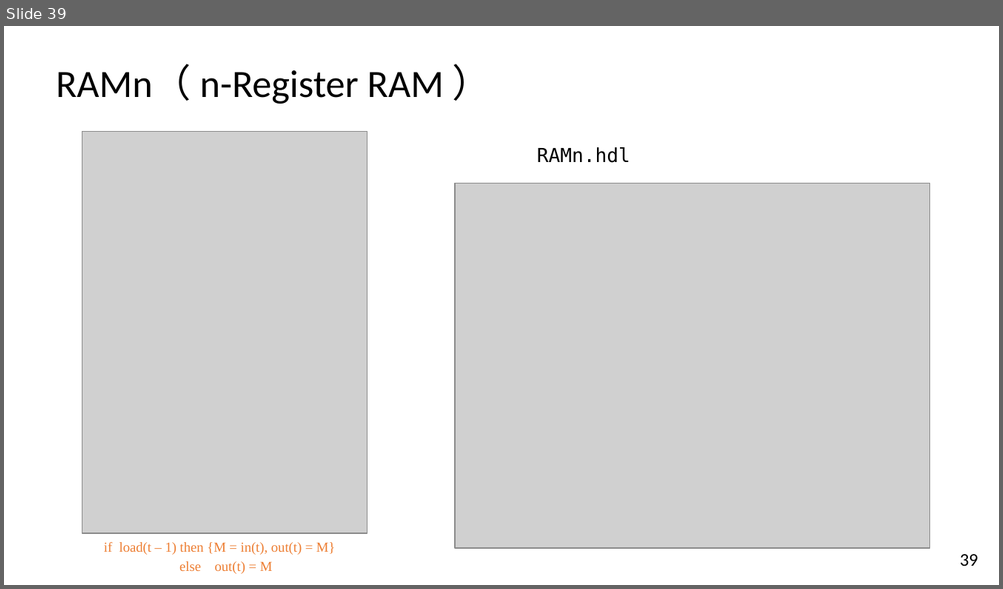
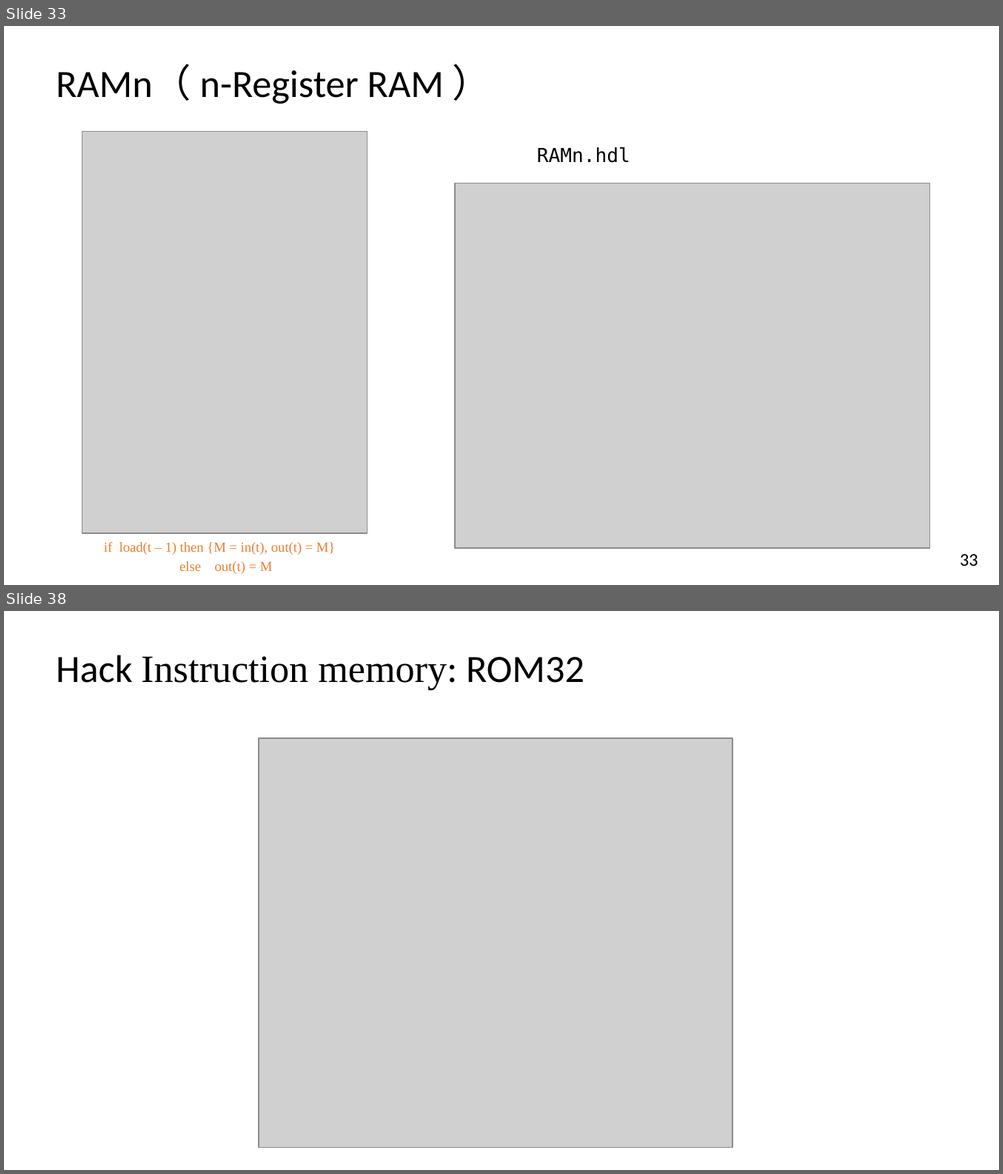
Before and after one commit to vcboy1/Leeds, a slide deck: 26fall/1860/Lecture/All HDL.pptx. Shown one above the other, each under a label of ours: slide 39 before the commit, slides 33 and 38 after it; the slides between them are not shown. The pictures are 1003x589 and 1003x1174 pixels, drawn with LibreOffice and Linux fonts; fonts in the diff are those of the drawing; grey boxes stand for pictures; background and template pictures are left out. Boxes give left, top, right and bottom in pixels: in the first picture for what was removed or moved away, otherwise in the second. Text is boxed around its words. In the diff, an @@ line names an element or a change of style, - is before the commit and + after.

```diff
--- a/26fall/1860/Lecture/All HDL.pptx
+++ b/26fall/1860/Lecture/All HDL.pptx
@@ slide 38 added at (4, 611, 999, 1170), background picture (left out) @@
@@ text added at (56, 655, 584, 689), 28 pt, text #000000 @@
+Hack Instruction memory: ROM32
@@ picture added at (259, 738, 732, 1148) @@
@@ what was slide 39 is now slide 33 @@
@@ page number at (959, 554, 978, 566): text changed @@
-39
+33
```
Also in this commit, not shown: 4 other slides added, 3 other files.
